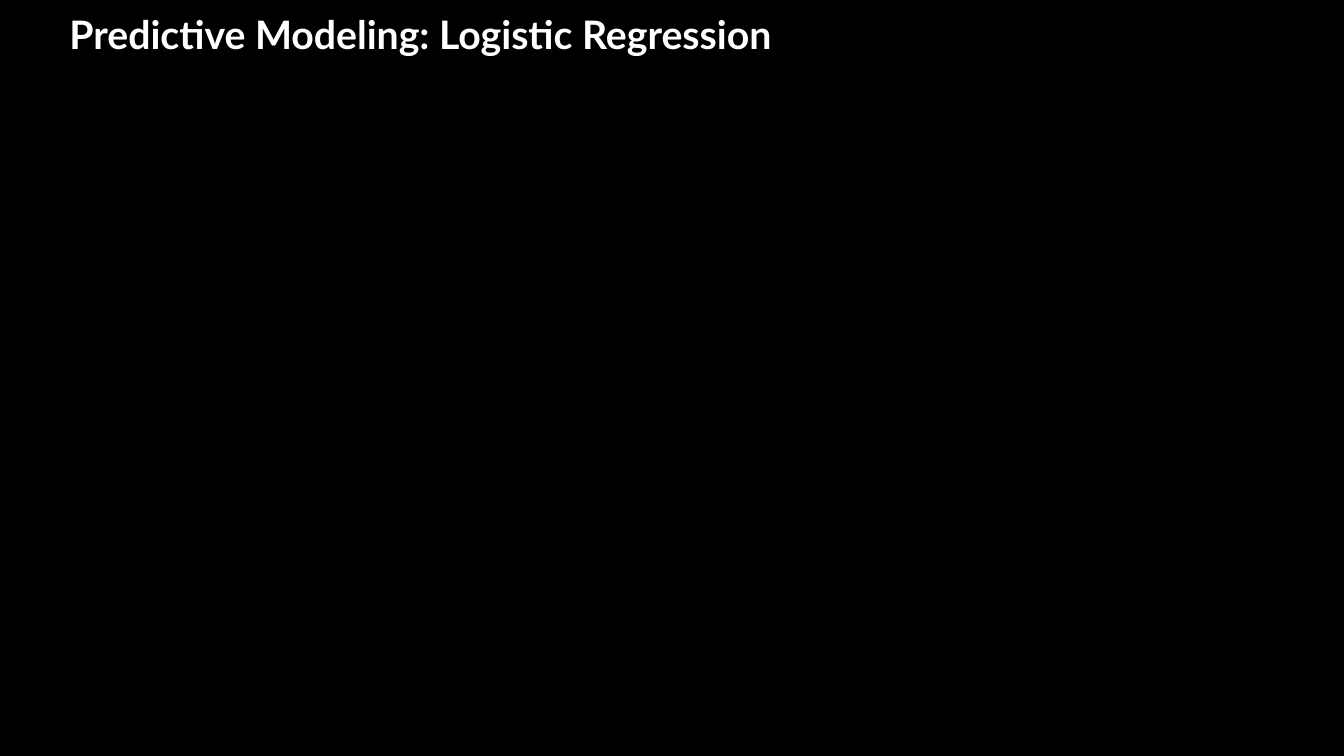
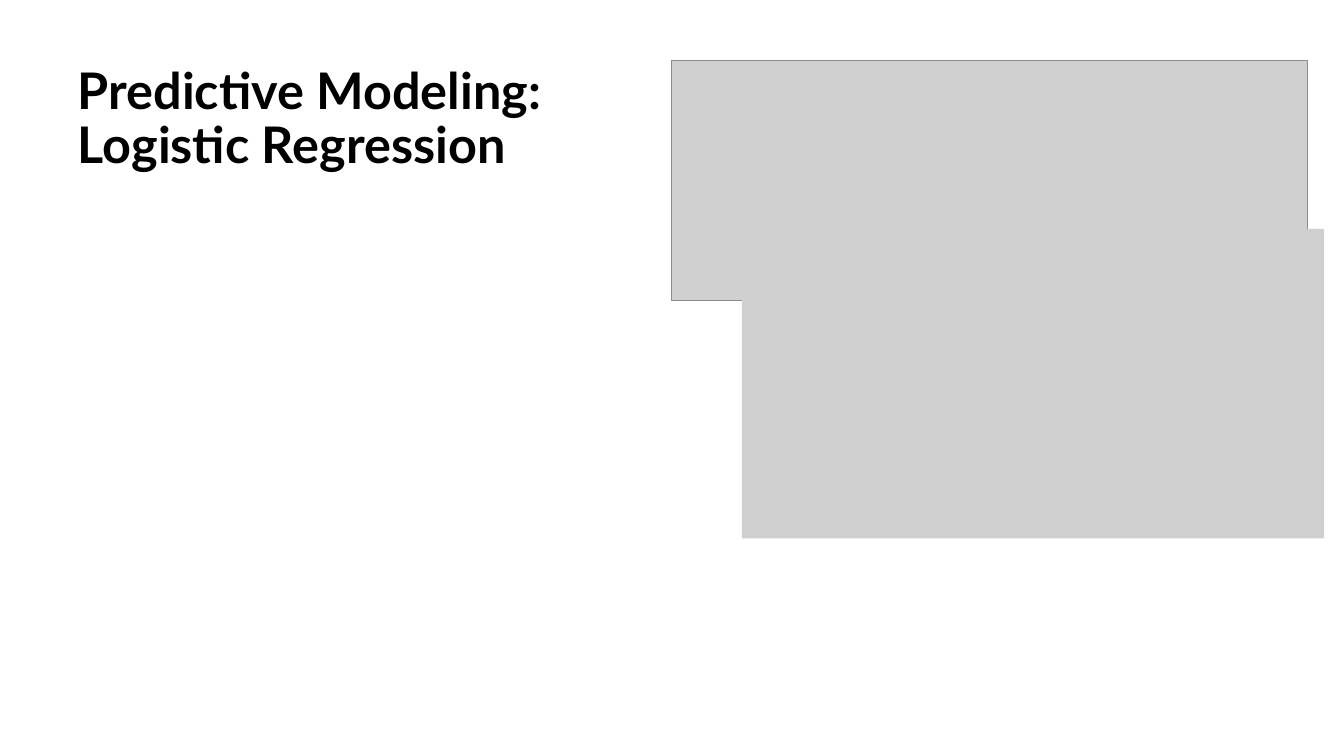
Before and after one commit to whygit10/dddm-final-project, a slide deck: slide 6 of ppt_template.pptx. Drawn at 1344x756 pixels with LibreOffice and Linux fonts; fonts in the diff are those of the drawing; grey boxes stand for pictures. Boxes give left, top, right and bottom in pixels: in the first picture for what was removed or moved away, otherwise in the second. Text is boxed around its words. In the diff, an @@ line names an element or a change of style, - is before the commit and + after.

```diff
--- a/ppt_template.pptx
+++ b/ppt_template.pptx
@@ background #000000 to #FFFFFF @@
@@ title "Predictive Modeling: Logistic Regression": place and size @@
-title "Predictive Modeling: Logistic Regression" at [69, 20, 771, 56]
+title "Predictive Modeling: Logistic Regression" at [78, 71, 542, 172]
@@ title "Predictive Modeling: Logistic Regression" at [78, 71, 542, 172]: size 28 to 36 pt, text colour #FFFFFF to #000000 @@
@@ picture added at [673, 60, 1308, 301] @@
@@ picture added at [742, 229, 1325, 538] @@
```
Also in this commit, not shown: 9 other slides changed.
